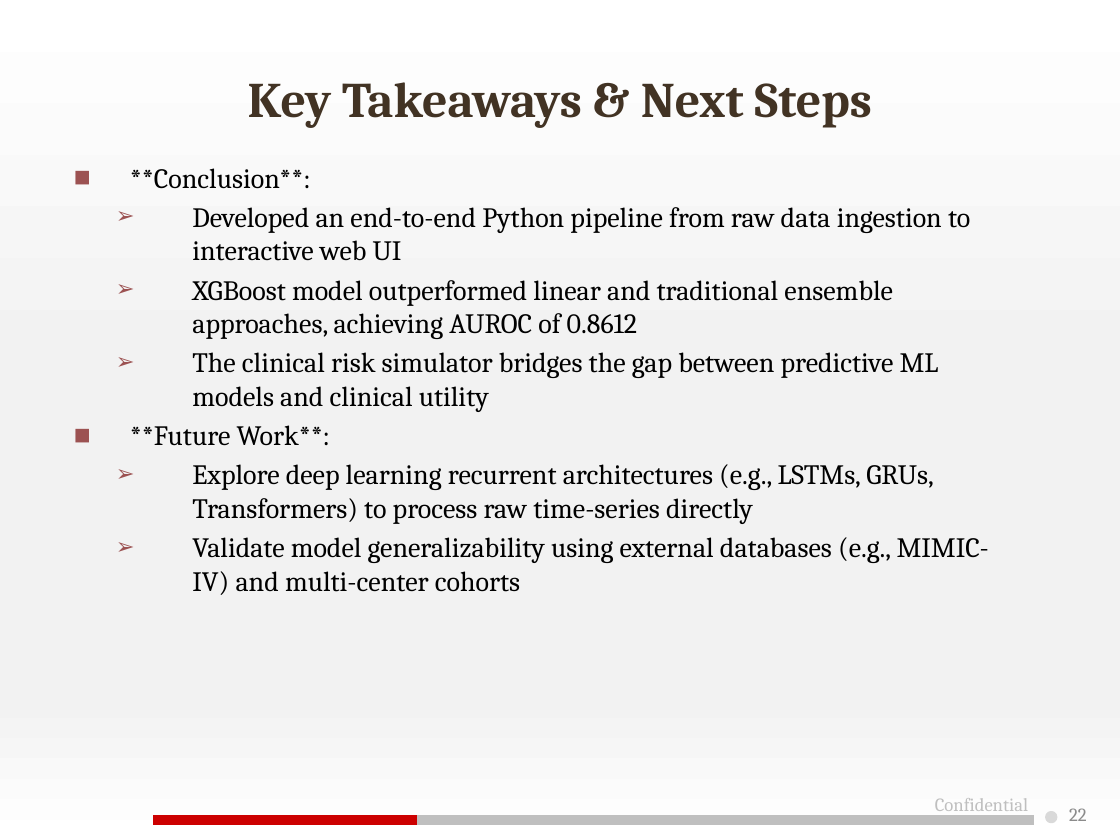
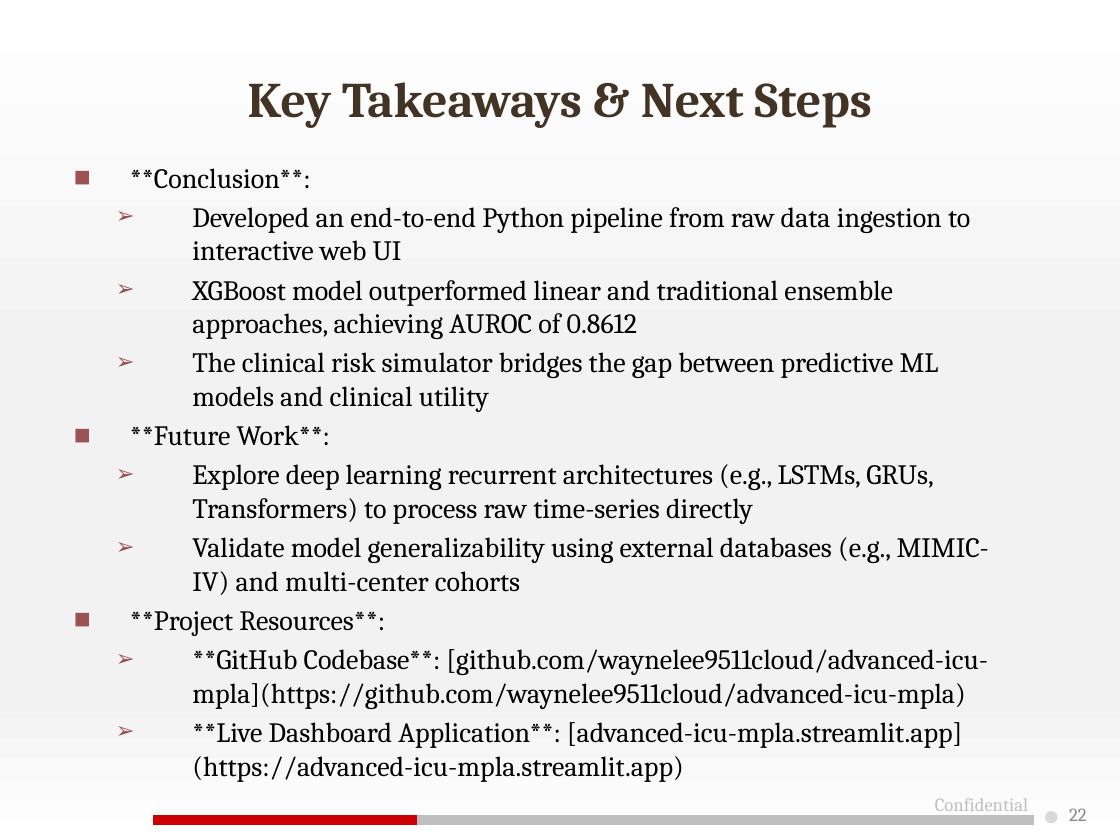
Before and after one commit to waynelee9511cloud/advanced-icu-mpla, a slide deck: slide 22 of Final_Project_Presentation_Final.pptx. Drawn at 1120x840 pixels with LibreOffice and Linux fonts; fonts in the diff are those of the drawing; background and template pictures are left out. Boxes give left, top, right and bottom in pixels: in the first picture for what was removed or moved away, otherwise in the second. Text is boxed around its words. In the diff, an @@ line names an element or a change of style, - is before the commit and + after.

Commit message:
Update slides outline and PPTX with GitHub repository and live website URLs

```diff
--- a/Final_Project_Presentation_Final.pptx
+++ b/Final_Project_Presentation_Final.pptx
@@ text at [130,611,988,782]: paragraphs added @@
+■ **Project Resources**:
+  ➢ **GitHub Codebase**: [github.com/waynelee9511cloud/advanced-icu-mpla](https://github.com/waynelee9511cloud/advanced-icu-mpla)
+  ➢ **Live Dashboard Application**: [advanced-icu-mpla.streamlit.app](https://advanced-icu-mpla.streamlit.app)
```
Also in this commit, not shown: 2 other slides changed, 1 other file.
